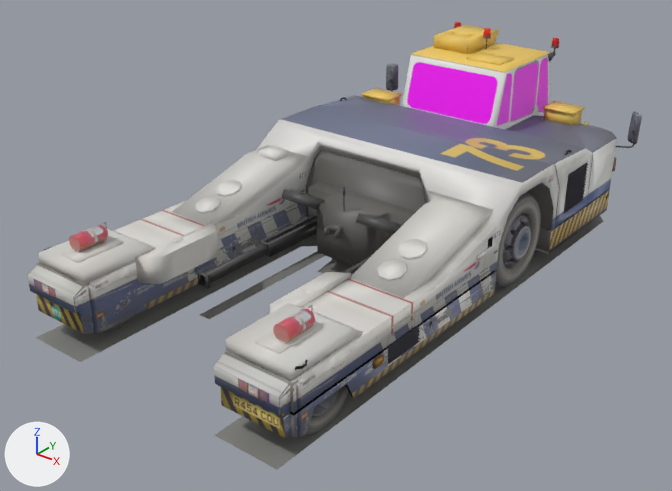
A saved change to the Blender file files/objects/airport/vehicles/tugs/large/2/object.blend.
Before and after are seen from a camera (50 mm lens) standing at (6.33, -12.53, 5.41) and looking at (-0.13, -4.46, 0.41). The lights are fixed; the arrows at lower left show +X, +Y and +Z.
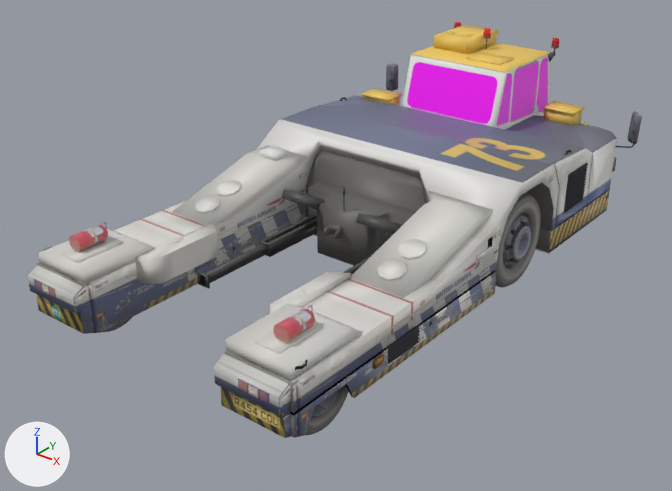
Location of each change, [x1, y1, x2, y2] in pixels of the pictures (672 x 491 px):
'Mesh.002', reshaped (7% narrower, 24% shorter)
    before: [36, 43, 603, 470]
    after: [61, 43, 589, 369]
part 1 of me_mesh_002, deleted
    before: [36, 216, 603, 470]
part 2 of me_mesh_002, deleted
    before: [200, 251, 325, 319]

The change in detail:
me_mesh_002 has 1278 vertices, 1497 faces and spans x -1.86..1.86, y -7.7..-0.15, z 0.0..2.14.
me_mesh_002 is used by ob_mesh_002; location (0.0, 0.0, 0.0).
me_mesh_002 part 1: the loose piece of 18 vertices spanning x -1.79..1.79, y -7.7..-0.15, z 0.0 is deleted.
me_mesh_002 part 2: the loose piece of 4 vertices spanning x -0.74..-0.58, y -6.22..-3.59, z 0.0 is deleted.
